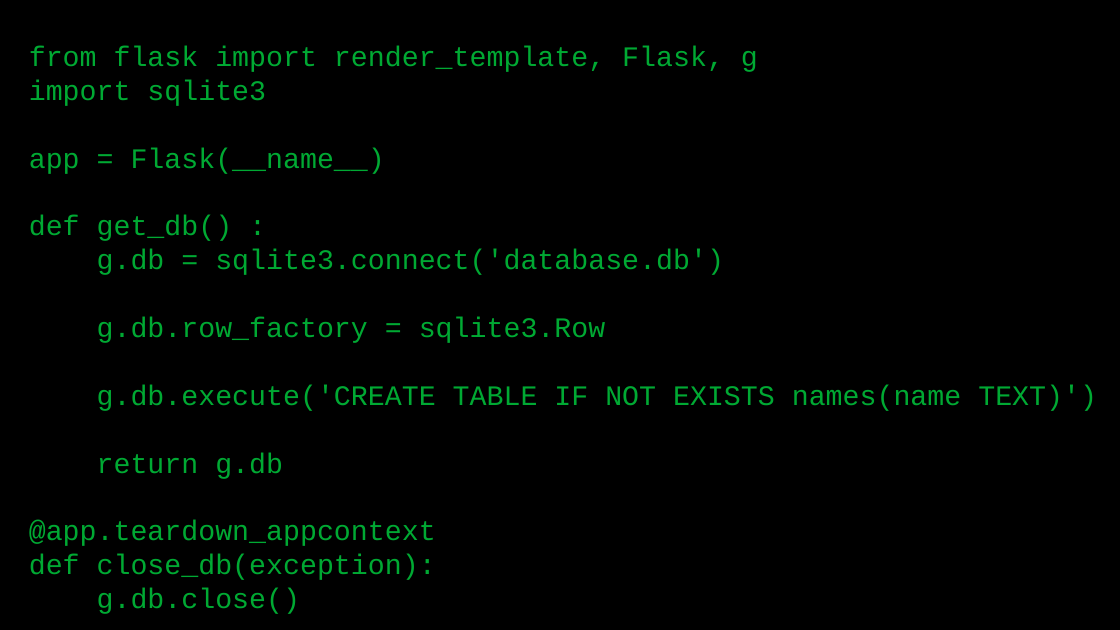
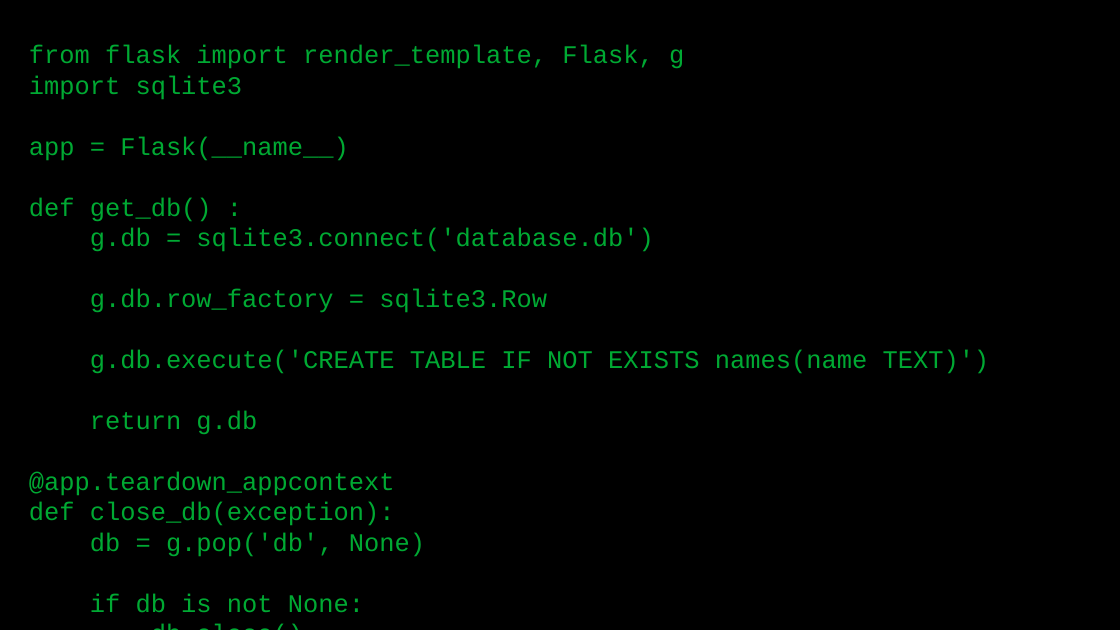
Before and after one commit to alexacallmebaka/htmlflasksql, a slide deck: slide 67 of slides/deck.odp (slide 68 before the commit). Drawn at 1120x630 pixels with LibreOffice and Linux fonts; fonts in the diff are those of the drawing. Boxes give left, top, right and bottom in pixels: in the first picture for what was removed or moved away, otherwise in the second. Text is boxed around its words. In the diff, an @@ line names an element or a change of style, - is before the commit and + after.

```diff
--- a/slides/deck.odp
+++ b/slides/deck.odp
@@ text at box(29, 44, 990, 526): size 20 to 18 pt in "from flask import render_template, Flask, g", "import sqlite3", "app = Flask(__name__)", "def get_db() :" and 6 more places @@
@@ text at box(90, 532, 425, 613): text changed; size 20 to 18 pt @@
-g.db.close()
+db = g.pop('db', None)
+if db is not None:
+db.close()
```
Also in this commit, not shown: 1 slide removed, 3 other files.
